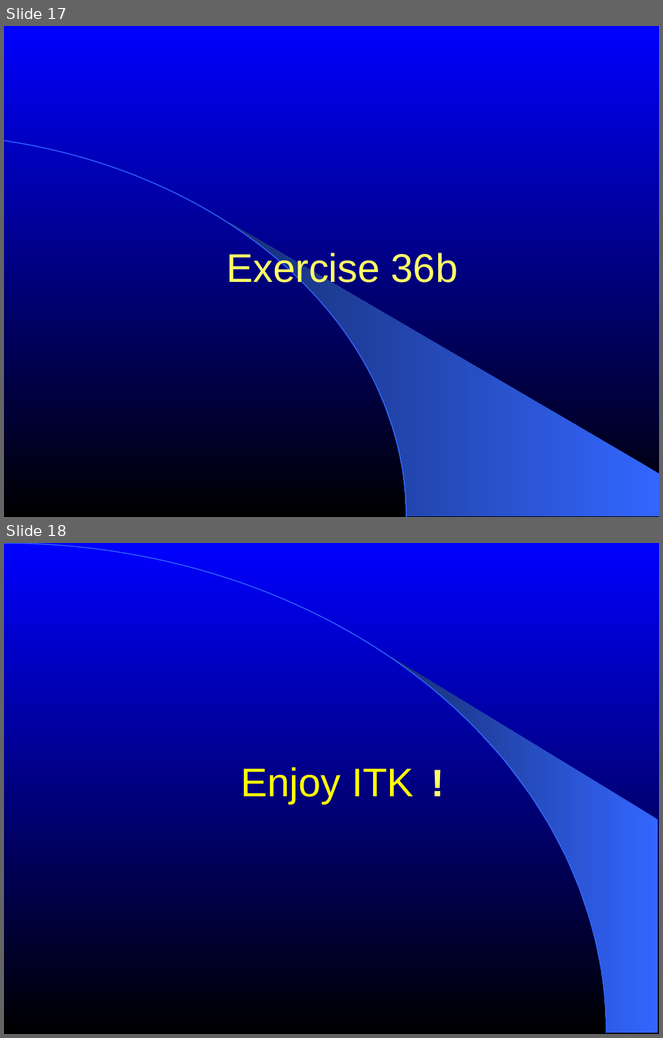
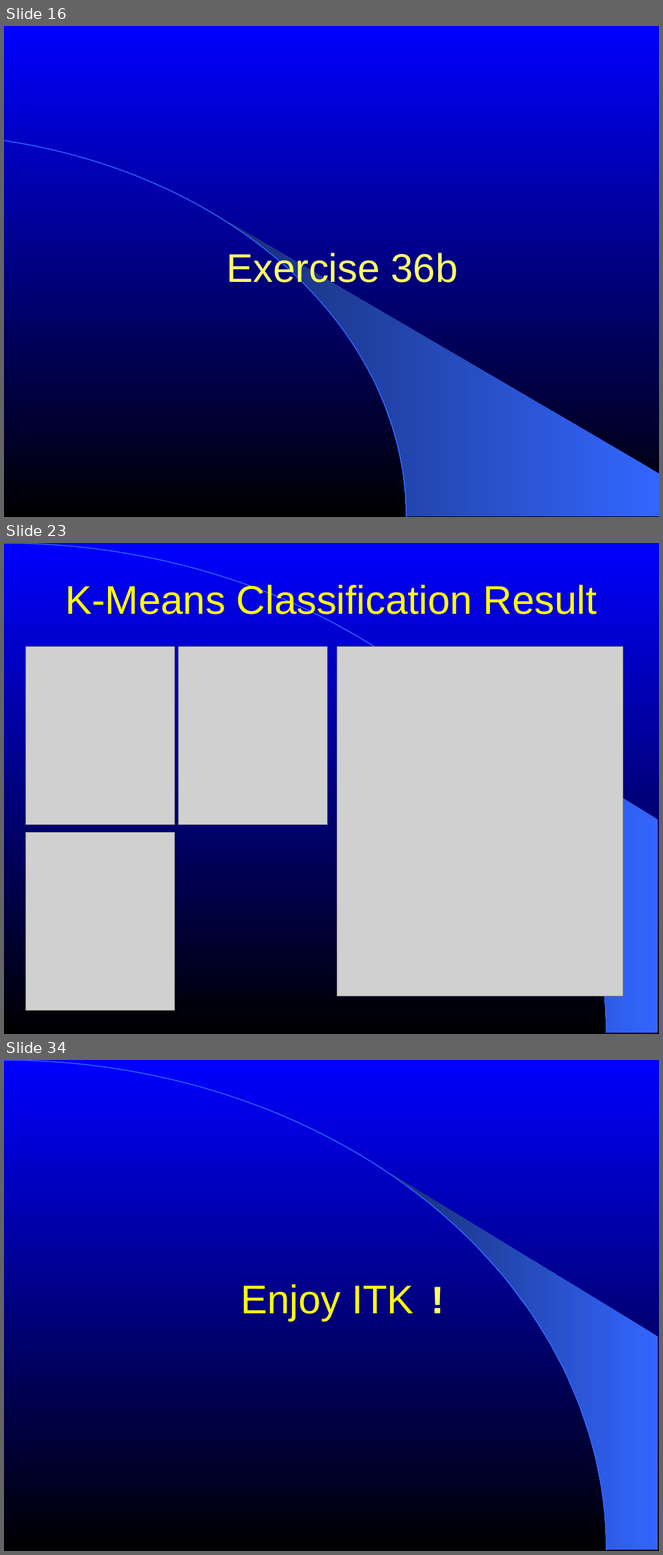
Before and after one commit to lheckemann/namic-sandbox, a slide deck: ITKAdvancedCourse/doc/presentations/Insight-StatisticalClassification.ppt. Shown one above the other, each under a label of ours: slides 17 and 18 before the commit, slides 16, 23 and 34 after it; the slides between them are not shown. The pictures are 663x1038 and 663x1555 pixels, drawn with LibreOffice and Linux fonts; fonts in the diff are those of the drawing; grey boxes stand for pictures. Boxes give left, top, right and bottom in pixels: in the first picture for what was removed or moved away, otherwise in the second. Text is boxed around its words. In the diff, an @@ line names an element or a change of style, - is before the commit and + after.

```diff
--- a/ITKAdvancedCourse/doc/presentations/Insight-StatisticalClassification.ppt
+++ b/ITKAdvancedCourse/doc/presentations/Insight-StatisticalClassification.ppt
@@ slide 23 added at [4, 543, 659, 1034], background gradient #0000FF to #000000; not listed: 2 template elements that a slide beside it also shows @@
@@ title added at [65, 582, 597, 622], 44 pt, text #FFFF00 @@
+K-Means Classification Result
@@ picture added at [25, 646, 174, 824] @@
@@ picture added at [179, 646, 328, 824] @@
@@ picture added at [337, 646, 623, 996] @@
@@ picture added at [25, 833, 174, 1011] @@
@@ what was slide 17 is now slide 16 @@
@@ what was slide 18 is now slide 34 @@
```
Also in this commit, not shown: 4 slides changed, 15 other slides added.
